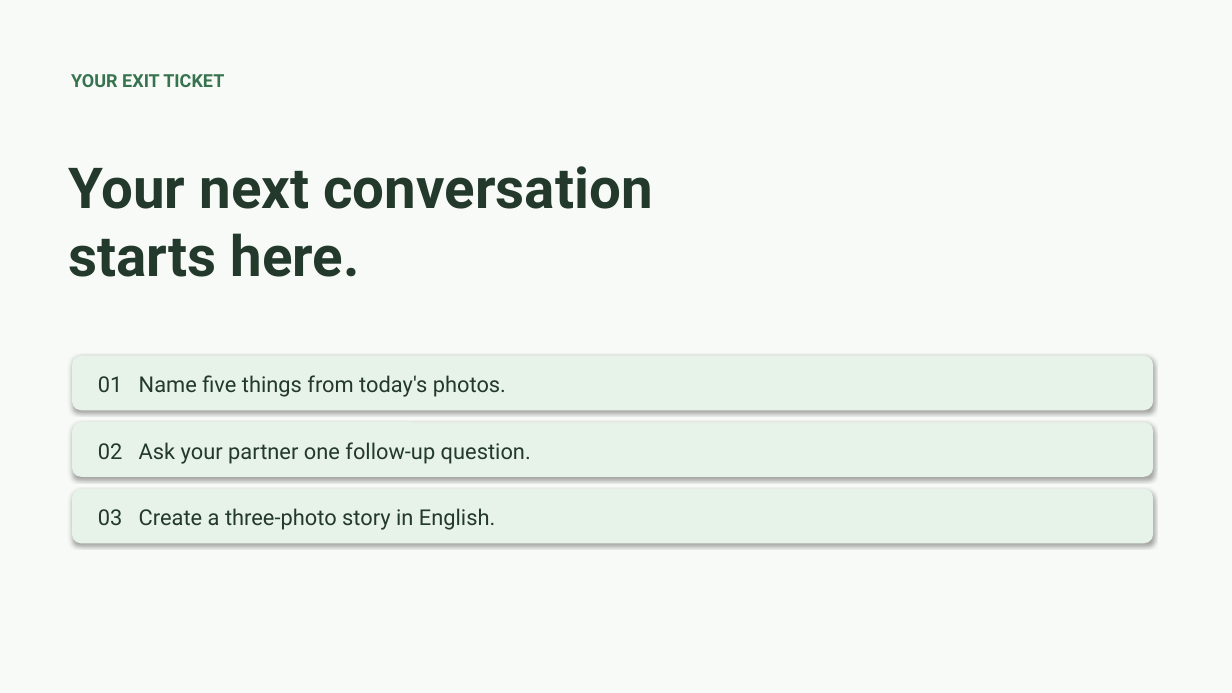
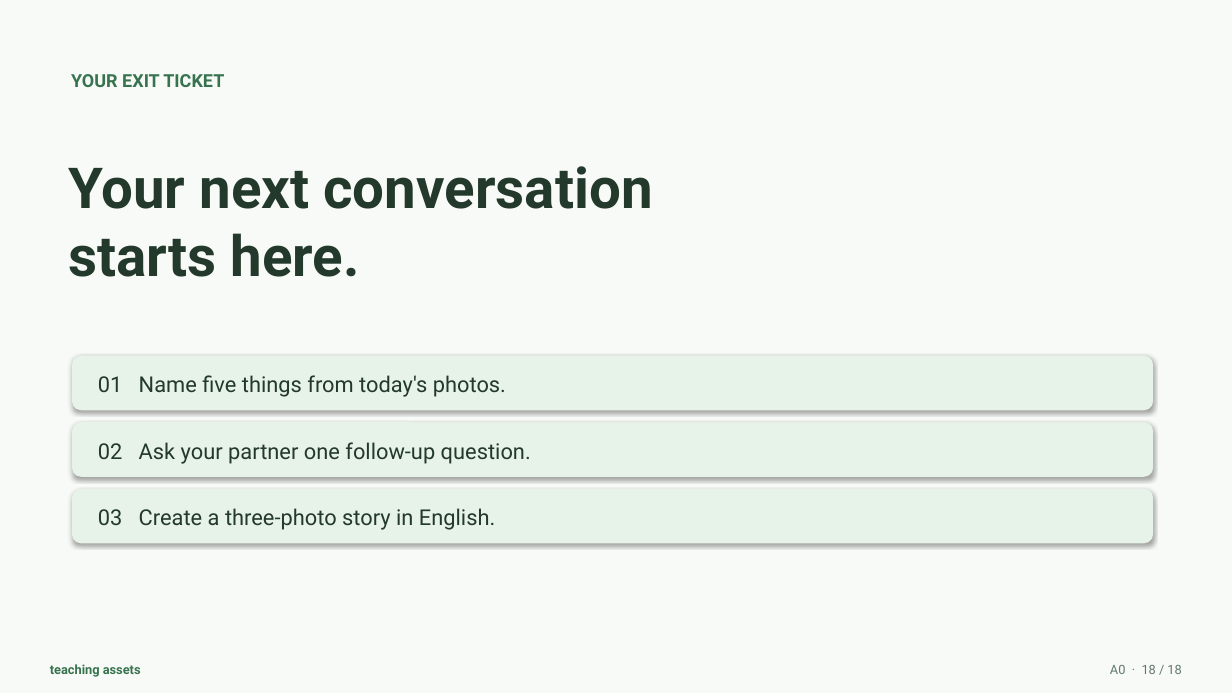
Before and after one commit to orelkrylatiy/teaching-assets, a slide deck: slide 18 of assets/packs/hello-english/hello-english-photo-lesson.pptx. Drawn at 1232x693 pixels with LibreOffice and Linux fonts; fonts in the diff are those of the drawing. Boxes give left, top, right and bottom in pixels: in the first picture for what was removed or moved away, otherwise in the second. Text is boxed around its words. In the diff, an @@ line names an element or a change of style, - is before the commit and + after.

```diff
--- a/assets/packs/hello-english/hello-english-photo-lesson.pptx
+++ b/assets/packs/hello-english/hello-english-photo-lesson.pptx
@@ text added at <box>50,664,141,677</box>, 10 pt, text #37734E, bold @@
+teaching assets
@@ text added at <box>1110,665,1181,674</box>, 10 pt, text #607A69 @@
+A0 · 18 / 18
```
Also in this commit, not shown: 13 other slides changed, 5 other files.
